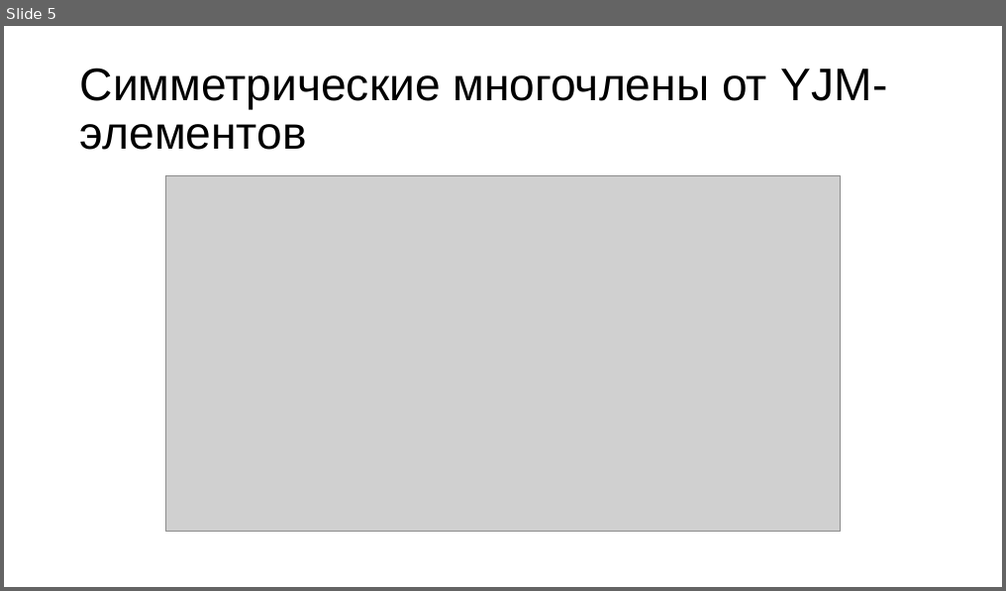
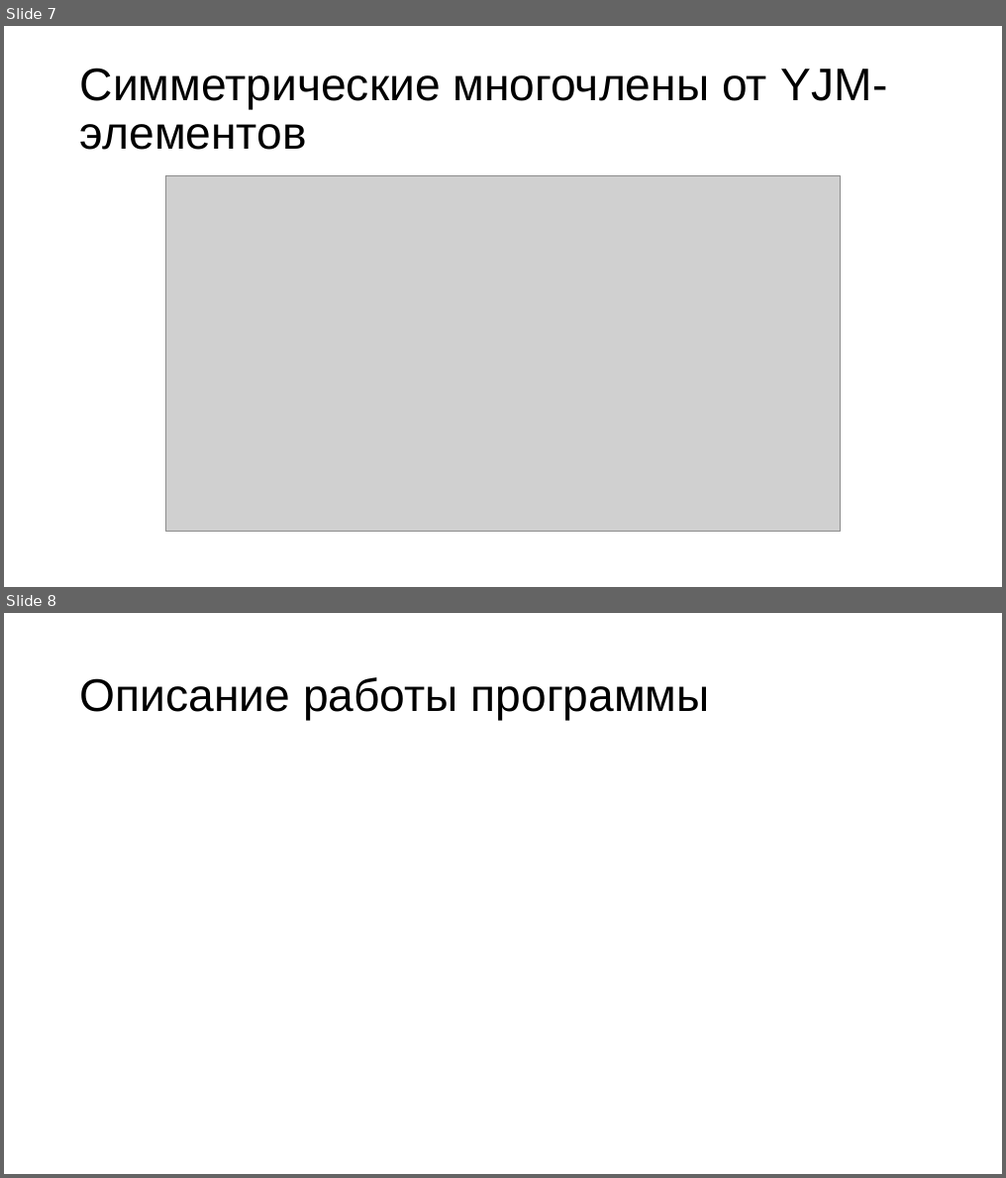
Before and after one commit to deathguard771/deathguard771, a slide deck: ПЗ/Sterlyagov_A_A.pptx. Shown one above the other, each under a label of ours: slide 5 before the commit, slides 7 and 8 after it. The pictures are 1006x591 and 1006x1178 pixels, drawn with LibreOffice and Linux fonts; fonts in the diff are those of the drawing; grey boxes stand for pictures. Boxes give left, top, right and bottom in pixels: in the first picture for what was removed or moved away, otherwise in the second. Text is boxed around its words. In the diff, an @@ line names an element or a change of style, - is before the commit and + after.

```diff
--- a/ПЗ/Sterlyagov_A_A.pptx
+++ b/ПЗ/Sterlyagov_A_A.pptx
@@ slide 8 added at (x1=4, y1=613, x2=1002, y2=1174), background #FFFFFF @@
@@ title added at (x1=80, y1=677, x2=710, y2=721), 44 pt, text #000000 @@
+Описание работы программы
@@ what was slide 5 is now slide 7 @@
```
Also in this commit, not shown: 8 slides changed, 7 other slides added, 1 slide removed, 7 other files.
